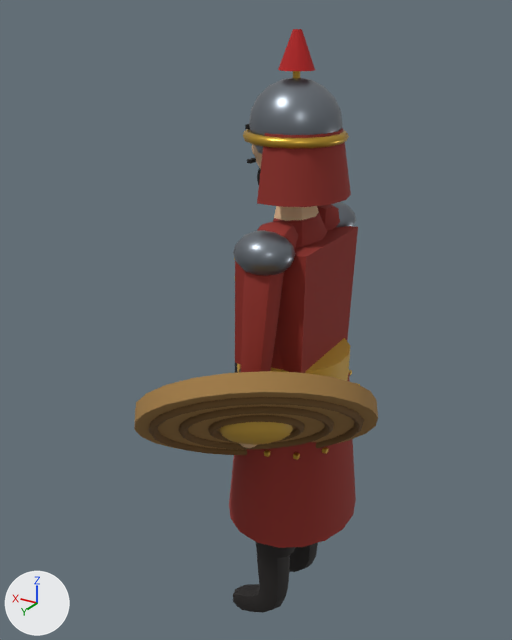
Renders of the glTF model models/era1/xitoy_qilichboz.glb from each side of a commit.
Rendered twice from a camera (50 mm lens) standing at (-0.914, 1.765, 1.964) and looking at (0.075, 0.117, 1.14). Arrows for +X, +Y and +Z are at lower left; the lights stay in place. The older version comes first. Where no turn or scale is listed for an object, it has been applied to the vertices.

The older version as bpy lines, for what is in view:
```python
me_body = bpy.data.meshes.new('Body')
me_body.from_pydata(...)  # 2170 vertices, 3972 faces; spans x -0.21..0.21, y -0.28..0.28, z 0.01..1.93
me_body.materials.append(mat_coat)  # red #8e2a22
me_body.materials.append(mat_skin)  # beige #d9b48c
me_body.materials.append(mat_boots)  # black #1e1a18
me_body.materials.append(mat_trouser)  # dark grey #2f3038
me_body.materials.append(mat_eye)  # black #151515
me_body.materials.append(mat_beard)  # black #141210
me_body.materials.append(mat_metal)  # grey #7d848c
me_body.materials.append(mat_gold)  # yellow #c9a03a
me_body.materials.append(mat_plume)  # red #b31b1b
me_body.materials.append(mat_coattrim)  # black #2c2a2e
me_body.materials.append(mat_teamcolor)  # yellow #c9a03a
me_body.materials.append(mat_leather)  # brown #5a3a24
me_shield = bpy.data.meshes.new('Shield')
me_shield.from_pydata(...)  # 710 vertices, 1412 faces; spans x -0.312..0.312, y -0.278..0.278, z -0.255..0.255
# faces by material slot: [92, 1152, 168]
me_shield.materials.append(mat_rattan)  # brown #a07a42
me_shield.materials.append(mat_rattandark)  # brown #6e5028
me_shield.materials.append(mat_teamcolor)  # yellow #c9a03a
ob_body = bpy.data.objects.new('Body', me_body)
ob_body.location = (0.0, 0.0, 0.0)
ob_shield = bpy.data.objects.new('Shield', me_shield)
ob_shield.location = (-0.046, 0.318, 0.945)
```
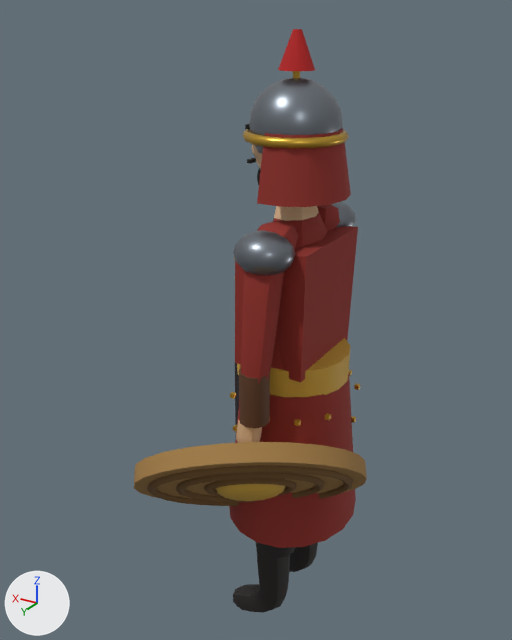
Location of each change, [x1, y1, x2, y2] in pixels of the pictures (512 x 640 px):
```json
{"object": "Shield", "change": "moved", "before": [134, 371, 378, 455], "after": [134, 442, 367, 506]}
```

Scene script edits in JSON lines:
```json
{"op": "set", "path": "ob_shield.location", "old": "(-0.046, 0.318, 0.945)", "new": "(-0.026, 0.318, 0.745)"}
```
